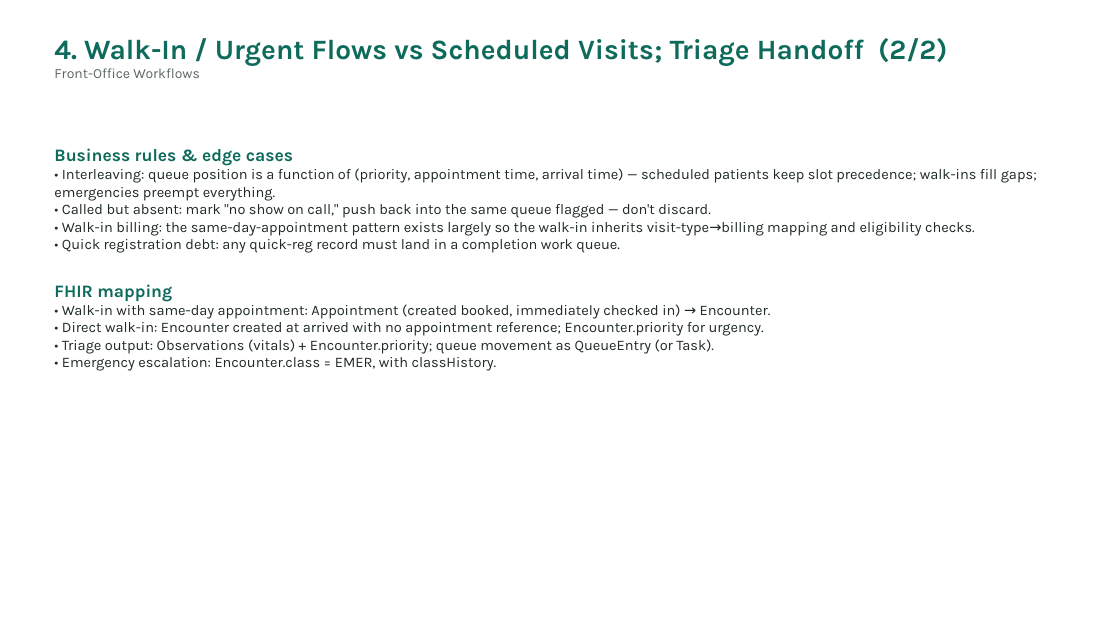
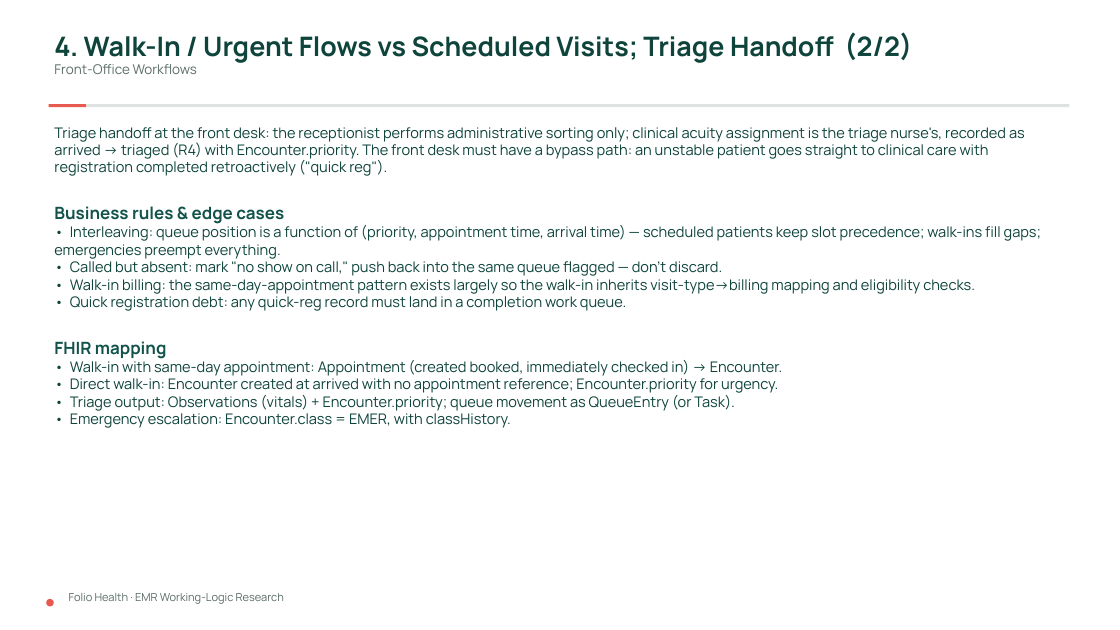
Before and after one commit to Folio-Health/Folio-Health-prototype, a slide deck: slide 14 of folio-health/docs/research/EMR-Working-Logic-Research.pptx. Drawn at 1120x630 pixels with LibreOffice and Linux fonts; fonts in the diff are those of the drawing. Boxes give left, top, right and bottom in pixels: in the first picture for what was removed or moved away, otherwise in the second. Text is boxed around its words. In the diff, an @@ line names an element or a change of style, - is before the commit and + after.

```diff
--- a/folio-health/docs/research/EMR-Working-Logic-Research.pptx
+++ b/folio-health/docs/research/EMR-Working-Logic-Research.pptx
@@ text "4. Walk-In / Urgent Flows ..." at box(54, 32, 912, 74): size 24 to 23 pt, text colour #0E6B5C to #0E443B in "4. Walk-In / Urgent Flows vs Scheduled ..."; font Karla to Manrope; size 12 to 11.5 pt, text colour #5A6663 to #5C6D69 in "Front-Office Workflows" @@
@@ rectangle added at box(49, 104, 87, 108), fill #E65A4F @@
@@ rectangle added at box(87, 104, 1070, 108), fill #DCE3E1 @@
@@ text at box(54, 127, 1025, 176): paragraph added @@
+Triage handoff at the front desk: the receptionist performs administrative sorting only; clinical acuity assignment is the triage nurse's, recorded as arrived → triaged (R4) with Encounter.priority. The front desk must have a bypass path: an unstable patient goes straight to clinical care with registration completed retroactively ("quick reg").
@@ text at box(54, 206, 1041, 428): size 15 to 14.5 pt, text colour #0E6B5C to #11534A in "Business rules & edge cases", "FHIR mapping"; font Karla to Manrope in "Business rules & edge cases", "• Interleaving: queue position is a function ...", "• Called but absent: mark "no show ...", "• Walk-in billing: the same-day-appointment pattern exists ..." and 6 more places; text colour #1F2A28 to #0E443B in "• Interleaving: queue position is a function ...", "• Called but absent: mark "no show ...", "• Walk-in billing: the same-day-appointment pattern exists ...", "• Quick registration debt: any quick-reg record ..." and 4 more places @@
@@ ellipse added at box(46, 599, 54, 607), fill #E65A4F @@
@@ text added at box(69, 593, 284, 604), 9.5 pt, text #5C6D69 @@
+Folio Health · EMR Working-Logic Research
```
Also in this commit, not shown: 53 other slides changed, 3 slides added, 2 other files.
